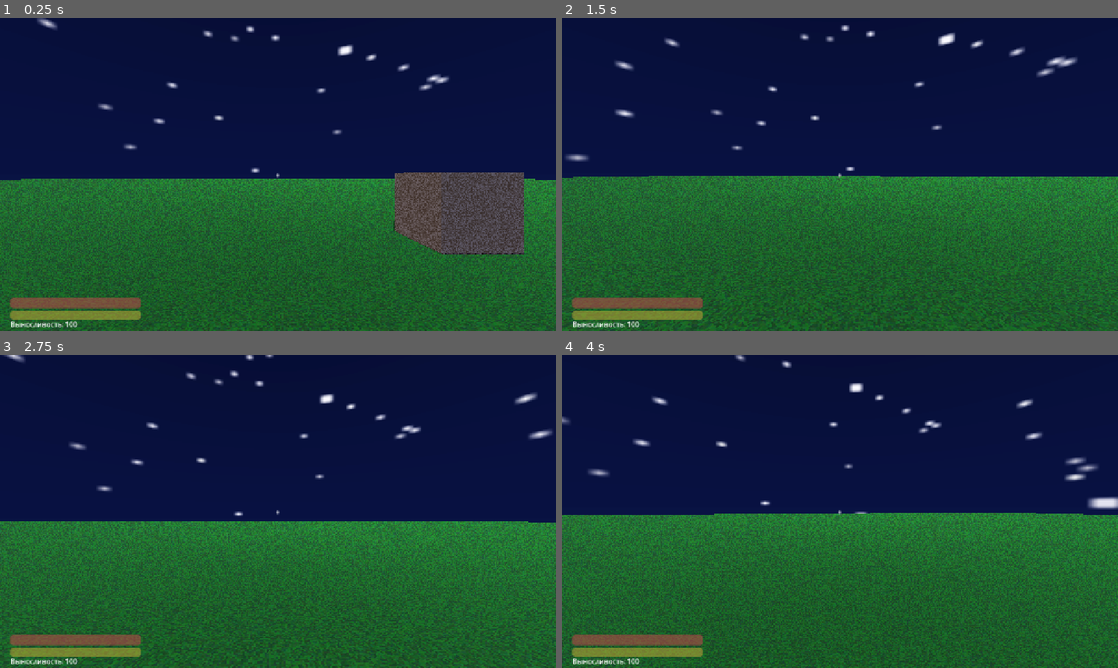
Above: before the commit, frames 1-4 (two rows, left to right).
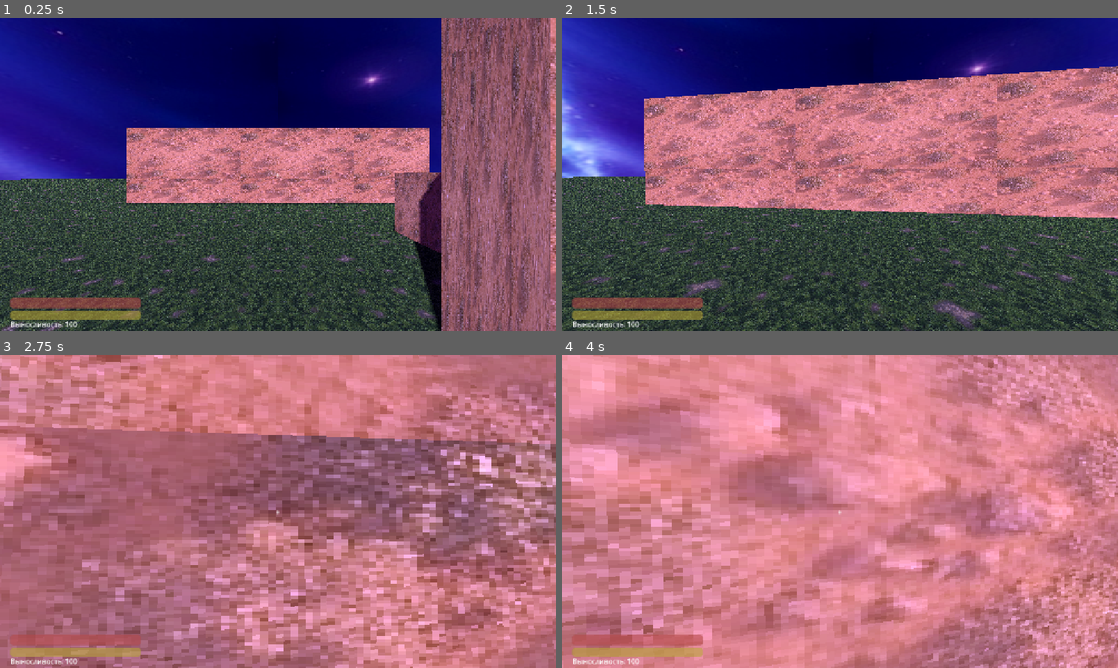
Above: after the commit, the same moments.

Repository: GnomixUltra/ProjectRPGnome
Game: Godot game, scene res://scenes/main.tscn
The game is run twice, just before and just after one commit, with the same random seed, the same clock (stepped at 60 frames per second) and the same inputs.
Inputs (mouse positions are in pixels of both pictures, inside the frame that each line leads up to):
- Up to frame 1 (0.25 s): no input
- Up to frame 2 (1.5 s): tap Enter at 0.5, 1.35 s; move the mouse to (867, 174) at 0.52 s; hold Shift (sprint) 0.53-1.28 s; hold W (move_forward) from 0.53 s (still down); tap Space (jump) at 0.77 s; move the mouse to (812, 174) at 1.27 s
- Up to frame 3 (2.75 s): keep holding W (move_forward); tap Space (jump) at 1.52 s; move the mouse to (289, 505) at 2.02 s; hold Shift (sprint) from 2.03 s (still down)
- Up to frame 4 (4 s): keep holding W (move_forward); move the mouse to (834, 517) at 2.77 s; release Shift (sprint) at 2.78 s; tap Enter at 2.85 s; tap Space (jump) at 3.02, 3.77 s; move the mouse to (878, 514) at 3.52 s; hold Shift (sprint) from 3.53 s (still down)

The runs differ from the first frame. In frame 1, 83% of the frame differs, in the area x 0-100%, y 0-100%; in frame 2, 87%; in frame 3, 100%; in frame 4, 100%.

Commit message:
Replace terrain textures with new pngs from main (grass/dirt/sky), tileable grass, equirectangular night sky, stone walls

Diff:
--- a/game/scenes/main.tscn
+++ b/game/scenes/main.tscn
@@ -30,7 +30,7 @@
 [sub_resource type="StandardMaterial3D" id="GrassMat"]
 albedo_texture = ExtResource("4_grass")
 texture_filter = 0
-uv1_scale = Vector3(64, 64, 1)
+uv1_scale = Vector3(32, 32, 1)
 
 [sub_resource type="PlaneMesh" id="GroundMesh"]
 size = Vector2(200, 200)
@@ -40,8 +40,22 @@
 texture_filter = 0
 uv1_scale = Vector3(4, 2, 1)
 
+[sub_resource type="StandardMaterial3D" id="StoneMat"]
+albedo_texture = ExtResource("5_dirt")
+texture_filter = 0
+uv1_scale = Vector3(8, 3, 8)
+
 [sub_resource type="BoxMesh" id="CrateMesh"]
 size = Vector3(2, 2, 2)
+
+[sub_resource type="BoxMesh" id="WallMesh"]
+size = Vector3(20, 5, 1)
+
+[sub_resource type="BoxShape3D" id="WallShape_N"]
+size = Vector3(20, 5, 1)
+
+[sub_resource type="BoxShape3D" id="WallShape_E"]
+size = Vector3(1, 5, 20)
 
 [sub_resource type="WorldBoundaryShape3D" id="GroundShape"]
 
@@ -84,6 +98,33 @@
 
 [node name="CrateCollision" type="CollisionShape3D" parent="CrateBody"]
 shape = SubResource("CrateMesh")
+
+[node name="WallN" type="MeshInstance3D" parent="."]
+position = Vector3(0, 2.5, -14)
+mesh = SubResource("WallMesh")
+material_override = SubResource("StoneMat")
+
+[node name="WallNBody" type="StaticBody3D" parent="."]
+position = Vector3(0, 2.5, -14)
+collision_layer = 1
+collision_mask = 0
+
+[node name="WallNCollision" type="CollisionShape3D" parent="WallNBody"]
+shape = SubResource("WallShape_N")
+
+[node name="WallE" type="MeshInstance3D" parent="."]
+position = Vector3(12, 2.5, -2)
+mesh = SubResource("WallMesh")
+material_override = SubResource("StoneMat")
+
+[node name="WallEBody" type="StaticBody3D" parent="."]
+position = Vector3(12, 2.5, -2)
+rotation = Vector3(0, 0, 0)
+collision_layer = 1
+collision_mask = 0
+
+[node name="WallECollision" type="CollisionShape3D" parent="WallEBody"]
+shape = SubResource("WallShape_E")
 
 [node name="Player" type="CharacterBody3D" parent="."]
 position = Vector3(0, 1, 0)
Binary file changed: game/assets/dirt.png
Binary file changed: game/assets/grass.png
Binary file changed: game/assets/sky_night.png
Not shown: 1 places in game/scenes/main.tscn that only renumber resources
Not shown, removed: ComfyUI_01674_.png
Not shown, removed: ComfyUI_01675_.png
Not shown, removed: NightSky.png
